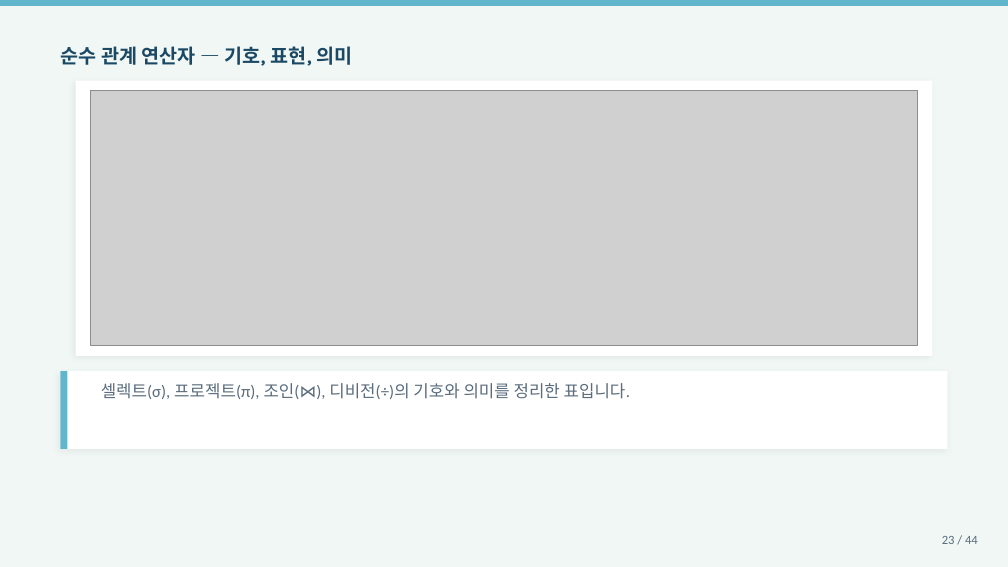
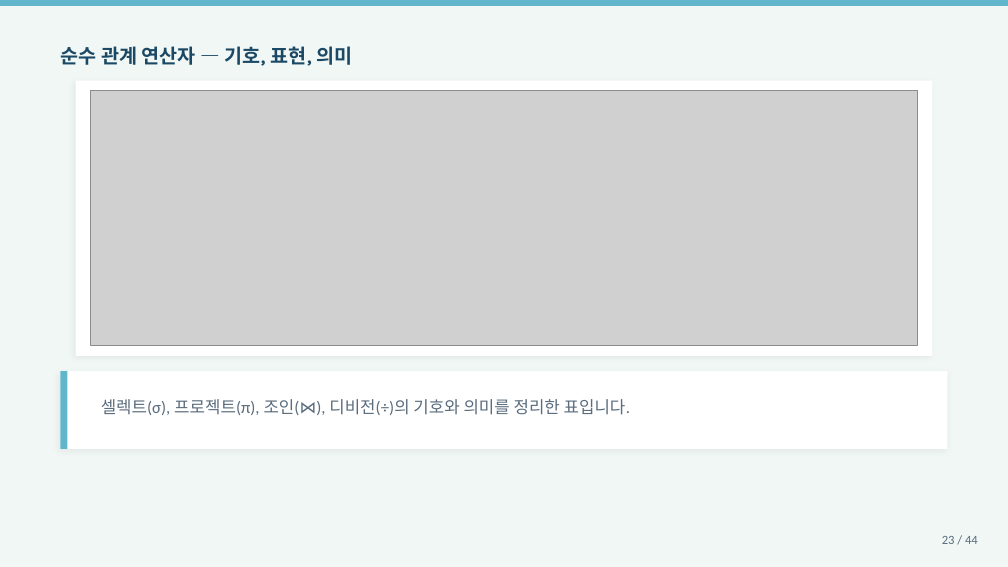
Before and after one commit to Sangdon-Park/Sangdon-Park.github.io, a slide deck: slide 23 of data/DB시스템/6장_관계_데이터_연산_박상돈.pptx. Drawn at 1008x567 pixels with LibreOffice and Linux fonts; fonts in the diff are those of the drawing; grey boxes stand for pictures. Boxes give left, top, right and bottom in pixels: in the first picture for what was removed or moved away, otherwise in the second. Text is boxed around its words. In the diff, an @@ line names an element or a change of style, - is before the commit and + after.

```diff
--- a/data/DB시스템/6장_관계_데이터_연산_박상돈.pptx
+++ b/data/DB시스템/6장_관계_데이터_연산_박상돈.pptx
@@ text "셀렉트(σ), 프로젝트(π), 조인(⋈), 디비전(÷)의 기호와 ...": place and size @@
-text "셀렉트(σ), 프로젝트(π), 조인(⋈), 디비전(÷)의 기호와 ..." at box(101, 383, 630, 399)
+text "셀렉트(σ), 프로젝트(π), 조인(⋈), 디비전(÷)의 기호와 ..." at box(101, 399, 630, 415)
```
Also in this commit, not shown: 3 other slides changed, 5 slides added, 5 other files.
